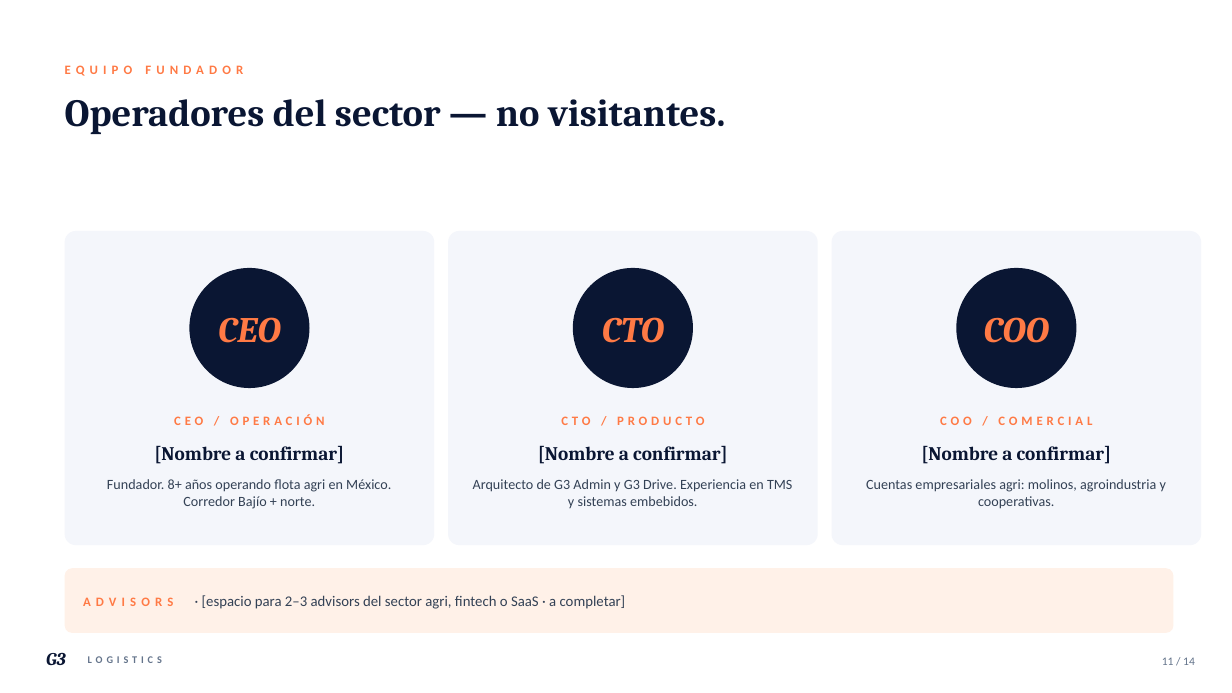
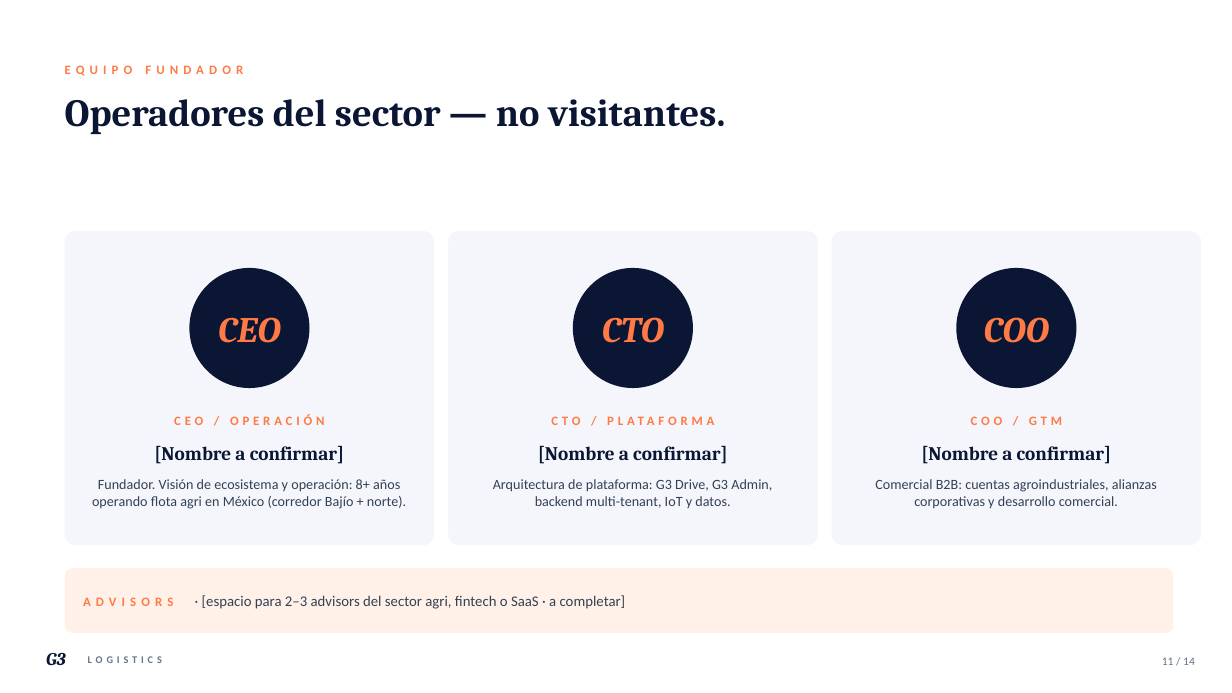
Before and after one commit to EduardoGamboaB/Mobile, a slide deck: slide 11 of docs/investor-deck/G3-Logistics-Seed-2026.pptx. Drawn at 1232x693 pixels with LibreOffice and Linux fonts; fonts in the diff are those of the drawing. Boxes give left, top, right and bottom in pixels: in the first picture for what was removed or moved away, otherwise in the second. Text is boxed around its words. In the diff, an @@ line names an element or a change of style, - is before the commit and + after.

```diff
--- a/docs/investor-deck/G3-Logistics-Seed-2026.pptx
+++ b/docs/investor-deck/G3-Logistics-Seed-2026.pptx
@@ text at (x1=561, y1=416, x2=704, y2=425): text changed @@
-CTO / PRODUCTO
+CTO / PLATAFORMA
@@ text at (x1=971, y1=416, x2=1062, y2=425): text changed @@
-COO / COMERCIAL
+COO / GTM
@@ text at (x1=92, y1=479, x2=406, y2=509): text changed @@
-Fundador. 8+ años operando flota agri en México. Corredor Bajío + norte.
+Fundador. Visión de ecosistema y operación: 8+ años operando flota agri en México (corredor Bajío + norte).
@@ text at (x1=493, y1=479, x2=772, y2=508): text changed @@
-Arquitecto de G3 Admin y G3 Drive. Experiencia en TMS y sistemas embebidos.
+Arquitectura de plataforma: G3 Drive, G3 Admin, backend multi-tenant, IoT y datos.
@@ text at (x1=875, y1=479, x2=1157, y2=508): text changed @@
-Cuentas empresariales agri: molinos, agroindustria y cooperativas.
+Comercial B2B: cuentas agroindustriales, alianzas corporativas y desarrollo comercial.
```
Also in this commit, not shown: 6 other slides changed, 10 other files.
